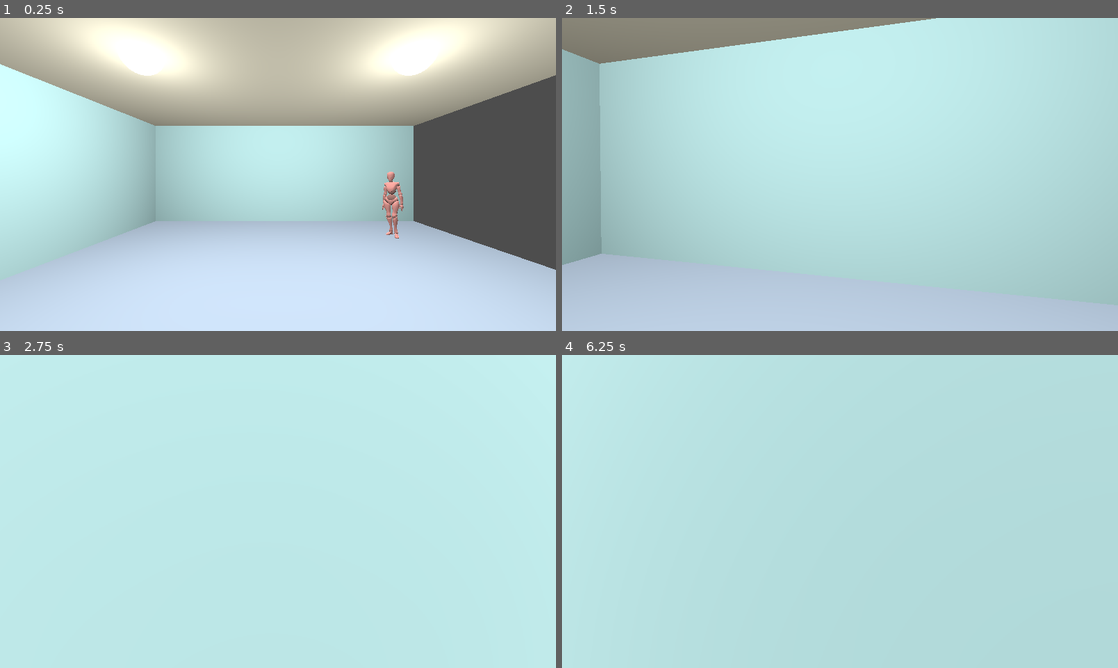
Above: before the commit, frames 1-4 (two rows, left to right).
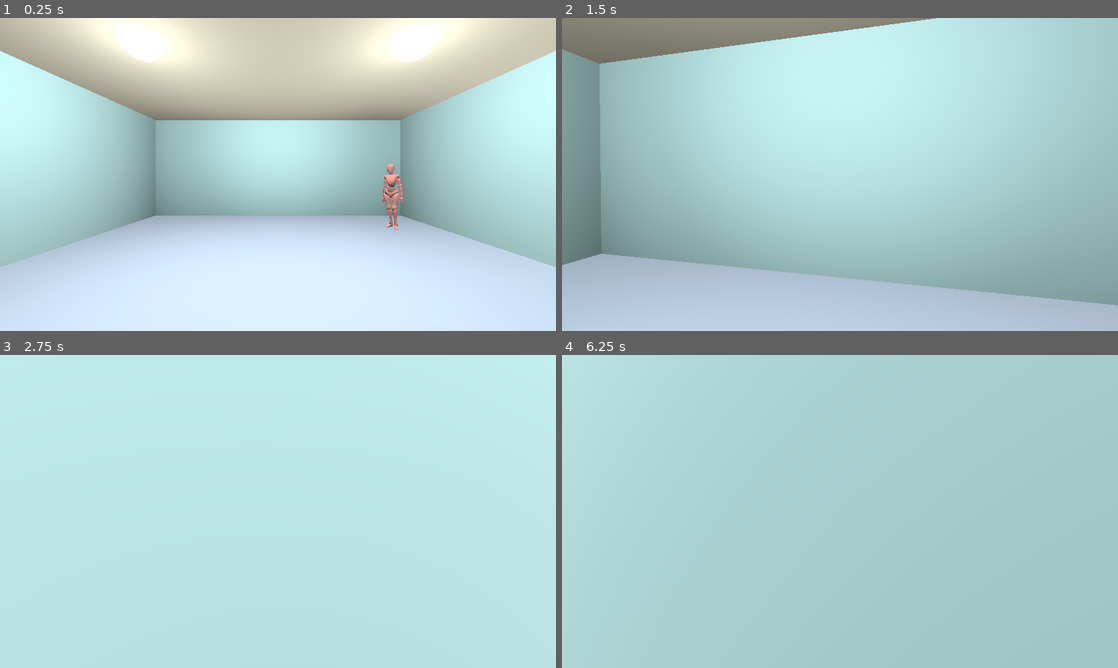
Above: after the commit, the same moments.

Repository: greatbrick0/SeriousGame2024
Game: Godot game, scene res://Scenes/Levels/level_test.tscn
Same seed, same stepped clock (60 frames per second), same inputs: the game is played once before the commit and once after it.
Inputs (mouse positions are in pixels of both pictures, inside the frame that each line leads up to):
- Up to frame 1 (0.25 s): no input
- Up to frame 2 (1.5 s): move the mouse to (867, 174) at 0.52 s; hold W (MoveForward) from 0.53 s (still down); tap E (Interact) at 0.6, 1.35 s; move the mouse to (812, 174) at 1.27 s
- Up to frame 3 (2.75 s): keep holding W (MoveForward); move the mouse to (289, 505) at 2.02 s; tap E (Interact) at 2.1 s
- Up to frame 4 (6.25 s): tap Enter at 2.75, 4.25, 5.75 s; move the mouse to (834, 517) at 2.77 s; tap E (Interact) every 0.75 s from 2.85 to 5.85 s; tap Space at 3.5, 5 s; move the mouse to (878, 514) at 3.52 s; move the mouse to (795, 508) at 4.27 s; move the mouse to (845, 511) at 5.02 s; move the mouse to (817, 505) at 5.77 s; release W (MoveForward) at 5.78 s; hold D (MoveRight) from 5.78 s (still down)

The runs differ from the first frame. In frame 1, 24% of the frame differs, in the area x 0-100%, y 0-82%; in frame 2, 18%; in frame 3, less than 0.1%; in frame 4, less than 0.1%.

Commit message:
Added Hallway

Diff:
--- /dev/null
+++ b/Materials/HallFloorMat.tres
@@ -0,0 +1,6 @@
+[gd_resource type="StandardMaterial3D" format=3 uid="uid://c3mi1xao8lchp"]
+
+[resource]
+albedo_color = Color(0.627451, 0.627451, 0.682353, 1)
+metallic_specular = 0.0
+roughness = 0.0
--- /dev/null
+++ b/Materials/HallWallMat.tres
@@ -0,0 +1,4 @@
+[gd_resource type="StandardMaterial3D" format=3 uid="uid://dhioolb0vywyn"]
+
+[resource]
+albedo_color = Color(0.895678, 0.841383, 0.624834, 1)
--- a/Scenes/Hud Elements/information_panel.tscn
+++ b/Scenes/Hud Elements/information_panel.tscn
@@ -1,6 +1,13 @@
-[gd_scene load_steps=2 format=3 uid="uid://83x077gg67rp"]
+[gd_scene load_steps=3 format=3 uid="uid://83x077gg67rp"]
 
 [ext_resource type="Script" path="res://Scripts/information_panel.gd" id="1_04ine"]
+
+[sub_resource type="StyleBoxFlat" id="StyleBoxFlat_xcqix"]
+bg_color = Color(0.162066, 0.162066, 0.162065, 1)
+corner_radius_top_left = 5
+corner_radius_top_right = 5
+corner_radius_bottom_right = 5
+corner_radius_bottom_left = 5
 
 [node name="InformationPanel" type="Panel"]
 custom_minimum_size = Vector2(200, 100)
@@ -9,24 +16,28 @@
 anchor_top = 1.0
 anchor_right = 0.5
 anchor_bottom = 1.0
-offset_left = -150.0
+offset_left = -170.0
 offset_top = -230.0
-offset_right = 150.0
+offset_right = 170.0
 offset_bottom = -50.0
 grow_horizontal = 2
 grow_vertical = 0
+theme_override_styles/panel = SubResource("StyleBoxFlat_xcqix")
 script = ExtResource("1_04ine")
 
 [node name="Label" type="Label" parent="."]
 layout_mode = 1
 anchors_preset = 10
 anchor_right = 1.0
+offset_left = 20.0
 offset_top = 10.0
+offset_right = -20.0
 offset_bottom = 120.0
 grow_horizontal = 2
 text = "Some Text"
 horizontal_alignment = 1
 vertical_alignment = 1
+autowrap_mode = 3
 
 [node name="Button" type="Button" parent="."]
 layout_mode = 1
--- a/Scenes/Levels/level_test.tscn
+++ b/Scenes/Levels/level_test.tscn
@@ -1,8 +1,9 @@
-[gd_scene load_steps=5 format=3 uid="uid://dl1ycvb2s7eky"]
+[gd_scene load_steps=6 format=3 uid="uid://dl1ycvb2s7eky"]
 
 [ext_resource type="PackedScene" uid="uid://donho2hi1a1k3" path="res://Scenes/player.tscn" id="1_iuxj4"]
 [ext_resource type="PackedScene" uid="uid://dipeayo17fumu" path="res://Scenes/room.tscn" id="2_02c20"]
 [ext_resource type="PackedScene" uid="uid://c2jvxwal0ywq0" path="res://Scenes/npc.tscn" id="3_kkxdx"]
+[ext_resource type="PackedScene" uid="uid://ui0u21aara8j" path="res://Scenes/hallway.tscn" id="4_4bw1b"]
 
 [sub_resource type="Environment" id="Environment_24vcw"]
 
@@ -10,7 +11,7 @@
 
 [node name="Player" parent="." instance=ExtResource("1_iuxj4")]
 unique_name_in_owner = true
-transform = Transform3D(-1, 0, -8.74228e-08, 0, 1, 0, 8.74228e-08, 0, -1, 0, 2, -3)
+transform = Transform3D(-1, 0, -8.74228e-08, 0, 1, 0, 8.74228e-08, 0, -1, 7.5, 1.5, -3)
 
 [node name="WorldEnvironment" type="WorldEnvironment" parent="."]
 environment = SubResource("Environment_24vcw")
@@ -19,6 +20,36 @@
 transform = Transform3D(1, 0, 0, 0, 0.173648, 0.984808, 0, -0.984808, 0.173648, 0, 5, 0)
 
 [node name="Room1" parent="." instance=ExtResource("2_02c20")]
+transform = Transform3D(1, 0, 0, 0, 1, 0, 0, 0, 1, 7.5, 0, 0)
+
+[node name="Room2" parent="." instance=ExtResource("2_02c20")]
+transform = Transform3D(-1, 0, -8.74228e-08, 0, 1, 0, 8.74228e-08, 0, -1, -7.5, 0, 0)
 
 [node name="NPC" parent="." instance=ExtResource("3_kkxdx")]
-transform = Transform3D(-0.708266, 0, 0.705946, 0, 1, 0, -0.705946, 0, -0.708266, -3.19063, 0.5, 2.83084)
+transform = Transform3D(-0.708266, 0, 0.705946, 0, 1, 0, -0.705946, 0, -0.708266, 4.309, 0.5, 2.831)
+
+[node name="NPC2" parent="." instance=ExtResource("3_kkxdx")]
+transform = Transform3D(0.705872, 0, 0.70834, 0, 1, 0, -0.70834, 0, 0.705872, 4.309, 0.5, -3.34)
+npcName = "Student"
+npcMonologue = "I hear the professor in the other room knows more about vaping. "
+heightMult = 0.85
+
+[node name="Hallway" parent="." instance=ExtResource("4_4bw1b")]
+
+[node name="Hallway2" parent="." instance=ExtResource("4_4bw1b")]
+transform = Transform3D(1, 0, 0, 0, 1, 0, 0, 0, 1, 0, 0, 10)
+
+[node name="Hallway3" parent="." instance=ExtResource("4_4bw1b")]
+transform = Transform3D(1, 0, 0, 0, 1, 0, 0, 0, 1, 0, 0, -10)
+
+[node name="Hallway4" parent="." instance=ExtResource("4_4bw1b")]
+transform = Transform3D(1, 0, 0, 0, 1, 0, 0, 0, 1, 0, 0, -20)
+
+[node name="Hallway5" parent="." instance=ExtResource("4_4bw1b")]
+transform = Transform3D(1, 0, 0, 0, 1, 0, 0, 0, 1, 0, 0, 20)
+
+[node name="Hallway6" parent="." instance=ExtResource("4_4bw1b")]
+transform = Transform3D(1, 0, 0, 0, 1, 0, 0, 0, 1, 0, 0, 30)
+
+[node name="Hallway7" parent="." instance=ExtResource("4_4bw1b")]
+transform = Transform3D(1, 0, 0, 0, 1, 0, 0, 0, 1, 0, 0, -30)
--- /dev/null
+++ b/Scenes/hallway.tscn
@@ -0,0 +1,116 @@
+[gd_scene load_steps=11 format=3 uid="uid://ui0u21aara8j"]
+
+[ext_resource type="Material" uid="uid://c3mi1xao8lchp" path="res://Materials/HallFloorMat.tres" id="1_4si0c"]
+[ext_resource type="Material" uid="uid://dhioolb0vywyn" path="res://Materials/HallWallMat.tres" id="2_2m7mg"]
+[ext_resource type="Material" uid="uid://c5osm2distovy" path="res://Materials/CeilingMat.tres" id="2_eeowk"]
+[ext_resource type="Material" uid="uid://dlln7s2kg30ew" path="res://Materials/LightBulbMat.tres" id="4_hun2q"]
+
+[sub_resource type="BoxMesh" id="BoxMesh_tt1jk"]
+
+[sub_resource type="BoxShape3D" id="BoxShape3D_xyjph"]
+
+[sub_resource type="PlaneMesh" id="PlaneMesh_0qmgg"]
+flip_faces = true
+size = Vector2(1, 1)
+
+[sub_resource type="BoxMesh" id="BoxMesh_r7ujg"]
+
+[sub_resource type="BoxShape3D" id="BoxShape3D_qdrfq"]
+
+[sub_resource type="SphereMesh" id="SphereMesh_nqh7p"]
+
+[node name="Hallway" type="Node3D"]
+
+[node name="MeshInstance3D" type="MeshInstance3D" parent="."]
+transform = Transform3D(5, 0, 0, 0, 1, 0, 0, 0, 10, 0, 0, 0)
+material_override = ExtResource("1_4si0c")
+mesh = SubResource("BoxMesh_tt1jk")
+skeleton = NodePath("../../..")
+
+[node name="StaticBody3D" type="StaticBody3D" parent="MeshInstance3D"]
+
+[node name="CollisionShape3D" type="CollisionShape3D" parent="MeshInstance3D/StaticBody3D"]
+shape = SubResource("BoxShape3D_xyjph")
+
+[node name="MeshInstance3D2" type="MeshInstance3D" parent="."]
+transform = Transform3D(5, 0, 0, 0, 1, 0, 0, 0, 10, 0, 3.5, 0)
+material_override = ExtResource("2_eeowk")
+mesh = SubResource("PlaneMesh_0qmgg")
+skeleton = NodePath("../../..")
+
+[node name="MeshInstance3D6" type="MeshInstance3D" parent="."]
+transform = Transform3D(0.5, 0, 0, 0, 4, 0, 0, 0, 6, -2.25, 2, -2)
+material_override = ExtResource("2_2m7mg")
+mesh = SubResource("BoxMesh_r7ujg")
+skeleton = NodePath("../MeshInstance3D")
+
+[node name="StaticBody3D" type="StaticBody3D" parent="MeshInstance3D6"]
+
+[node name="CollisionShape3D" type="CollisionShape3D" parent="MeshInstance3D6/StaticBody3D"]
+shape = SubResource("BoxShape3D_qdrfq")
+
+[node name="MeshInstance3D7" type="MeshInstance3D" parent="."]
+transform = Transform3D(0.5, 0, 0, 0, 4, 0, 0, 0, 2, -2.25, 2, 4)
+material_override = ExtResource("2_2m7mg")
+mesh = SubResource("BoxMesh_r7ujg")
+skeleton = NodePath("../MeshInstance3D")
+
+[node name="StaticBody3D" type="StaticBody3D" parent="MeshInstance3D7"]
+
+[node name="CollisionShape3D" type="CollisionShape3D" parent="MeshInstance3D7/StaticBody3D"]
+shape = SubResource("BoxShape3D_qdrfq")
+
+[node name="MeshInstance3D8" type="MeshInstance3D" parent="."]
+transform = Transform3D(0.5, 0, 0, 0, 1, 0, 0, 0, 2, -2.25, 3.5, 2)
+material_override = ExtResource("2_2m7mg")
+mesh = SubResource("BoxMesh_r7ujg")
+skeleton = NodePath("../MeshInstance3D")
+
+[node name="StaticBody3D" type="StaticBody3D" parent="MeshInstance3D8"]
+
+[node name="CollisionShape3D" type="CollisionShape3D" parent="MeshInstance3D8/StaticBody3D"]
+shape = SubResource("BoxShape3D_qdrfq")
+
+[node name="MeshInstance3D9" type="MeshInstance3D" parent="."]
+transform = Transform3D(0.5, 0, 0, 0, 4, 0, 0, 0, 6, 2.25, 2, 2)
+material_override = ExtResource("2_2m7mg")
+mesh = SubResource("BoxMesh_r7ujg")
+skeleton = NodePath("../MeshInstance3D")
+
+[node name="StaticBody3D" type="StaticBody3D" parent="MeshInstance3D9"]
+
+[node name="CollisionShape3D" type="CollisionShape3D" parent="MeshInstance3D9/StaticBody3D"]
+shape = SubResource("BoxShape3D_qdrfq")
+
+[node name="MeshInstance3D10" type="MeshInstance3D" parent="."]
+transform = Transform3D(0.5, 0, 0, 0, 4, 0, 0, 0, 2, 2.25, 2, -4)
+material_override = ExtResource("2_2m7mg")
+mesh = SubResource("BoxMesh_r7ujg")
+skeleton = NodePath("../MeshInstance3D")
+
+[node name="StaticBody3D" type="StaticBody3D" parent="MeshInstance3D10"]
+
+[node name="CollisionShape3D" type="CollisionShape3D" parent="MeshInstance3D10/StaticBody3D"]
+shape = SubResource("BoxShape3D_qdrfq")
+
+[node name="MeshInstance3D11" type="MeshInstance3D" parent="."]
+transform = Transform3D(0.5, 0, 0, 0, 1, 0, 0, 0, 2, 2.25, 3.5, -2)
+material_override = ExtResource("2_2m7mg")
+mesh = SubResource("BoxMesh_r7ujg")
+skeleton = NodePath("../MeshInstance3D")
+
+[node name="StaticBody3D" type="StaticBody3D" parent="MeshInstance3D11"]
+
+[node name="CollisionShape3D" type="CollisionShape3D" parent="MeshInstance3D11/StaticBody3D"]
+shape = SubResource("BoxShape3D_qdrfq")
+
+[node name="Bulb" type="MeshInstance3D" parent="."]
+transform = Transform3D(0.6, 0, 0, 0, 0.6, 0, 0, 0, 0.6, 0, 3.5, 0)
+material_override = ExtResource("4_hun2q")
+mesh = SubResource("SphereMesh_nqh7p")
+
+[node name="OmniLight3D" type="OmniLight3D" parent="Bulb"]
+transform = Transform3D(1, 0, 0, 0, 1, 0, 0, 0, 1, 0, -1, 0)
+light_bake_mode = 1
+omni_range = 6.0
+omni_attenuation = 0.2
--- a/Scenes/room.tscn
+++ b/Scenes/room.tscn
@@ -8,6 +8,10 @@
 [sub_resource type="BoxMesh" id="BoxMesh_0wbba"]
 
 [sub_resource type="BoxShape3D" id="BoxShape3D_j420c"]
+
+[sub_resource type="PlaneMesh" id="PlaneMesh_rxvrv"]
+flip_faces = true
+size = Vector2(1, 1)
 
 [sub_resource type="SphereMesh" id="SphereMesh_60p8d"]
 
@@ -25,15 +29,10 @@
 shape = SubResource("BoxShape3D_j420c")
 
 [node name="MeshInstance3D3" type="MeshInstance3D" parent="."]
-transform = Transform3D(10, 0, 0, 0, 1, 0, 0, 0, 10, 0, 4.5, 0)
+transform = Transform3D(10, 0, 0, 0, 1, 0, 0, 0, 10, 0, 4, 0)
 material_override = ExtResource("1_l3yfv")
-mesh = SubResource("BoxMesh_0wbba")
+mesh = SubResource("PlaneMesh_rxvrv")
 skeleton = NodePath("../..")
-
-[node name="StaticBody3D" type="StaticBody3D" parent="MeshInstance3D3"]
-
-[node name="CollisionShape3D" type="CollisionShape3D" parent="MeshInstance3D3/StaticBody3D"]
-shape = SubResource("BoxShape3D_j420c")
 
 [node name="MeshInstance3D2" type="MeshInstance3D" parent="."]
 transform = Transform3D(10, 0, 0, 0, 4, 0, 0, 0, 1, 0, 2, 5)
@@ -68,6 +67,39 @@
 [node name="CollisionShape3D" type="CollisionShape3D" parent="MeshInstance3D5/StaticBody3D"]
 shape = SubResource("BoxShape3D_j420c")
 
+[node name="MeshInstance3D6" type="MeshInstance3D" parent="."]
+transform = Transform3D(0.5, 0, 0, 0, 4, 0, 0, 0, 6, -4.75, 2, 2)
+material_override = ExtResource("3_jmnb6")
+mesh = SubResource("BoxMesh_0wbba")
+skeleton = NodePath("../MeshInstance3D")
+
+[node name="StaticBody3D" type="StaticBody3D" parent="MeshInstance3D6"]
+
+[node name="CollisionShape3D" type="CollisionShape3D" parent="MeshInstance3D6/StaticBody3D"]
+shape = SubResource("BoxShape3D_j420c")
+
+[node name="MeshInstance3D7" type="MeshInstance3D" parent="."]
+transform = Transform3D(0.5, 0, 0, 0, 4, 0, 0, 0, 2, -4.75, 2, -4)
+material_override = ExtResource("3_jmnb6")
+mesh = SubResource("BoxMesh_0wbba")
+skeleton = NodePath("../MeshInstance3D")
+
+[node name="StaticBody3D" type="StaticBody3D" parent="MeshInstance3D7"]
+
+[node name="CollisionShape3D" type="CollisionShape3D" parent="MeshInstance3D7/StaticBody3D"]
+shape = SubResource("BoxShape3D_j420c")
+
+[node name="MeshInstance3D8" type="MeshInstance3D" parent="."]
+transform = Transform3D(0.5, 0, 0, 0, 1, 0, 0, 0, 2, -4.75, 3.5, -2)
+material_override = ExtResource("3_jmnb6")
+mesh = SubResource("BoxMesh_0wbba")
+skeleton = NodePath("../MeshInstance3D")
+
+[node name="StaticBody3D" type="StaticBody3D" parent="MeshInstance3D8"]
+
+[node name="CollisionShape3D" type="CollisionShape3D" parent="MeshInstance3D8/StaticBody3D"]
+shape = SubResource("BoxShape3D_j420c")
+
 [node name="Bulb" type="MeshInstance3D" parent="."]
 transform = Transform3D(0.6, 0, 0, 0, 0.6, 0, 0, 0, 0.6, 2, 4, 0)
 material_override = ExtResource("4_vlnxy")
@@ -77,8 +109,8 @@
 transform = Transform3D(1, 0, 0, 0, 1, 0, 0, 0, 1, 0, -1, 0)
 light_specular = 4.0
 light_bake_mode = 1
-omni_range = 10.0
-omni_attenuation = 0.5
+omni_range = 7.0
+omni_attenuation = 0.2
 
 [node name="Bulb2" type="MeshInstance3D" parent="."]
 transform = Transform3D(0.6, 0, 0, 0, 0.6, 0, 0, 0, 0.6, -2, 4, 0)
@@ -89,5 +121,5 @@
 transform = Transform3D(1, 0, 0, 0, 1, 0, 0, 0, 1, 0, -1, 0)
 light_specular = 4.0
 light_bake_mode = 1
-omni_range = 10.0
-omni_attenuation = 0.5
+omni_range = 7.0
+omni_attenuation = 0.2
--- a/Scripts/npc.gd
+++ b/Scripts/npc.gd
@@ -1,13 +1,15 @@
 extends Node3D
 
 @export var npcName: String = "Prof. Doctor"
-@export_multiline var npcInfo: String = "Vaping is bad"
+@export_multiline var npcMonologue: String = "Vaping is bad"
+@export var heightMult: float = 1.0
 
 func _ready():
+	$"Standing Idle".scale *= heightMult
 	$InteractArea.hoverText = npcName
 
 func _process(delta):
 	$"Standing Idle/AnimationPlayer".play("mixamo_com")
 
 func _on_interact_area_activated(ref):
-	ref.get_node("Label").text = npcInfo
+	ref.get_node("Label").text = npcMonologue
Not shown: 1 places in Scenes/room.tscn that only renumber resources
